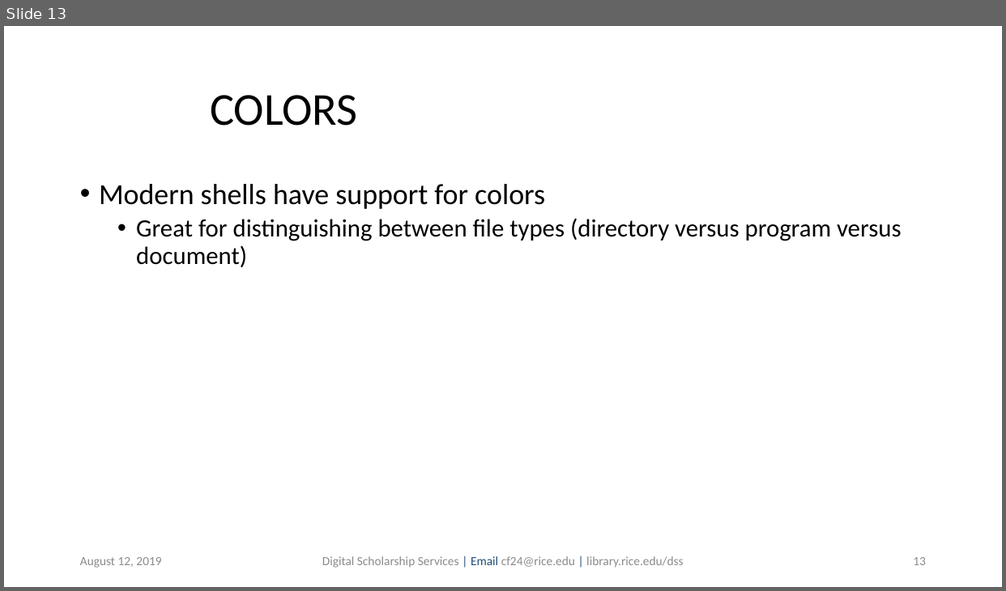
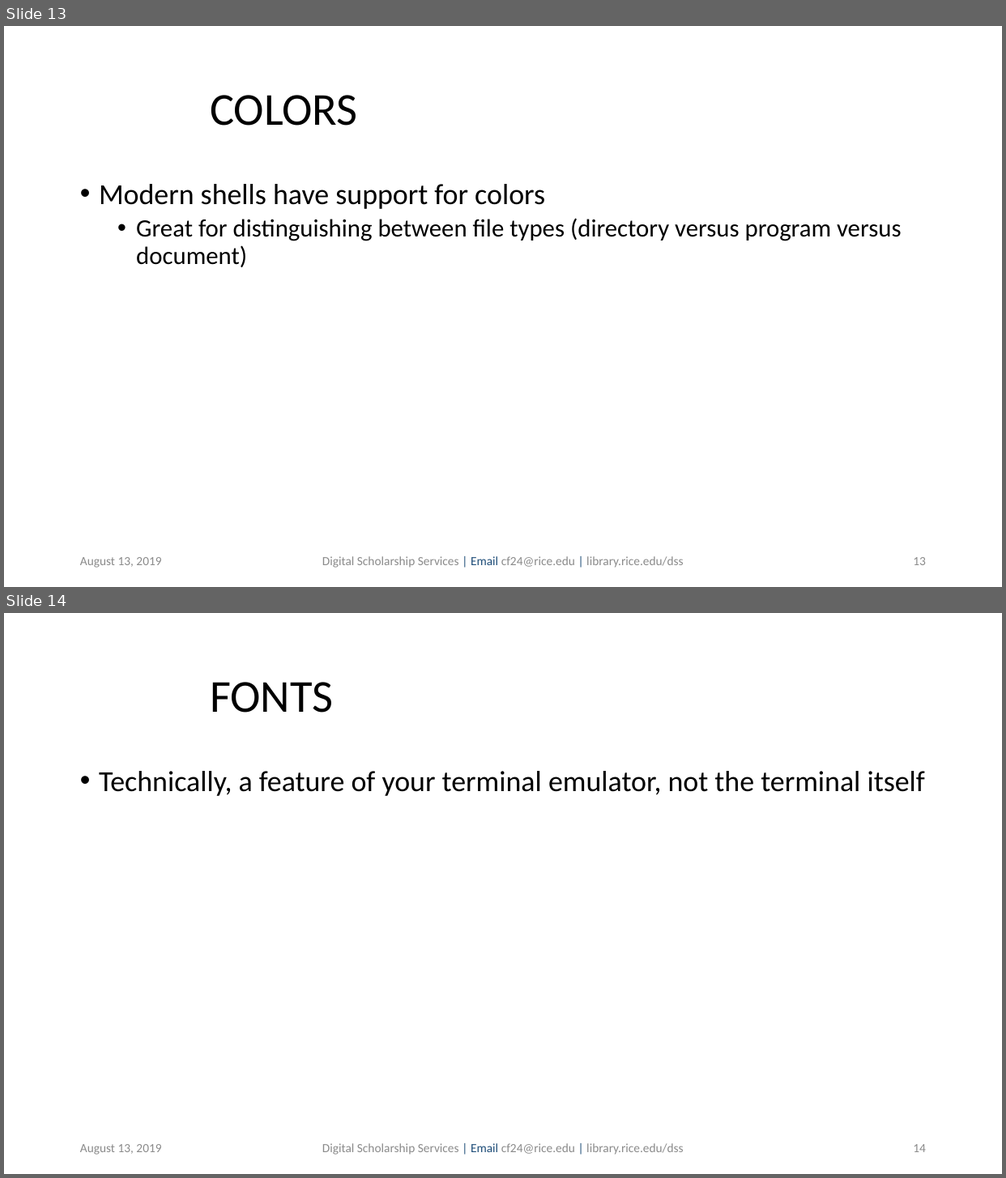
Before and after one commit to bakitybacon/rice-data-and-donuts, a slide deck: bash/Introduction to Bash.pptx. Shown one above the other, each under a label of ours: slide 13 before the commit, slides 13 and 14 after it. The pictures are 1006x591 and 1006x1178 pixels, drawn with LibreOffice and Linux fonts; fonts in the diff are those of the drawing; background and template pictures are left out. Boxes give left, top, right and bottom in pixels: in the first picture for what was removed or moved away, otherwise in the second. Text is boxed around its words. In the diff, an @@ line names an element or a change of style, - is before the commit and + after.

Commit message:
mingw not wavy, add advanced features

```diff
--- a/bash/Introduction to Bash.pptx
+++ b/bash/Introduction to Bash.pptx
@@ slide 14 added at (4, 613, 1002, 1174), background #FFFFFF @@
@@ title added at (210, 682, 333, 713), 44 pt, text #000000 @@
+FONTS
@@ text added at (99, 771, 925, 796), 28 pt, text #000000 @@
+• Technically, a feature of your terminal emulator, not the terminal itself
@@ text added at (80, 1144, 161, 1155), 12 pt, text #8C8C8C @@
+August 13, 2019
@@ text added at (322, 1144, 683, 1155), 12 pt, text #8C8C8C @@
+Digital Scholarship Services | Email cf24@rice.edu | library.rice.edu/dss
@@ page number added at (913, 1144, 926, 1152), 12 pt, text #8C8C8C @@
+14
@@ slide 13 changed as well @@
@@ text at (80, 557, 161, 568): text changed @@
-August 12, 2019
+August 13, 2019
```
Also in this commit, not shown: 13 other slides changed, 14 other slides added.
